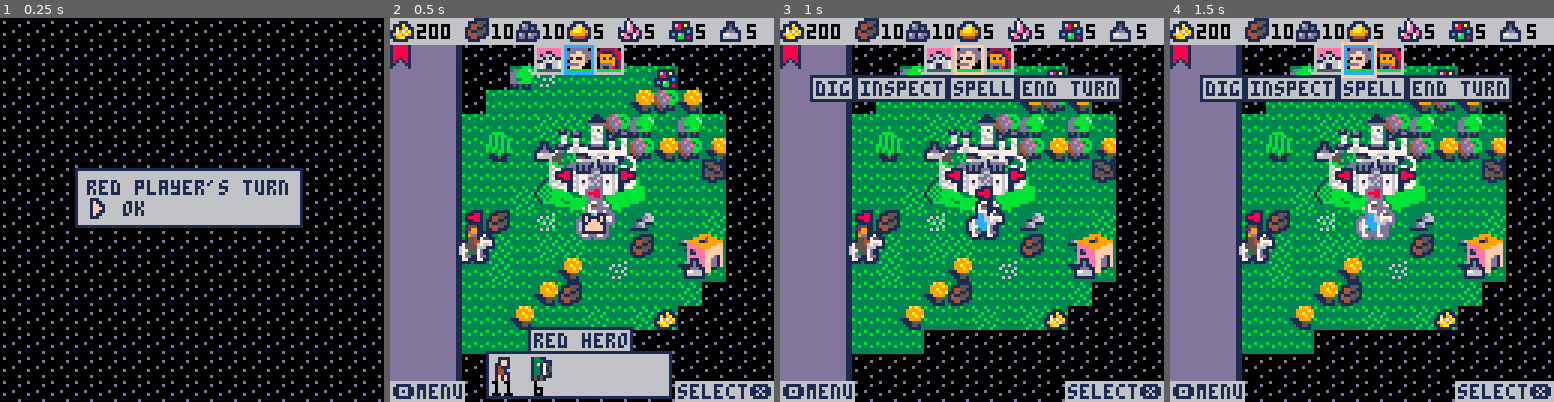
Above: before the commit, frames 1-4 (left to right).
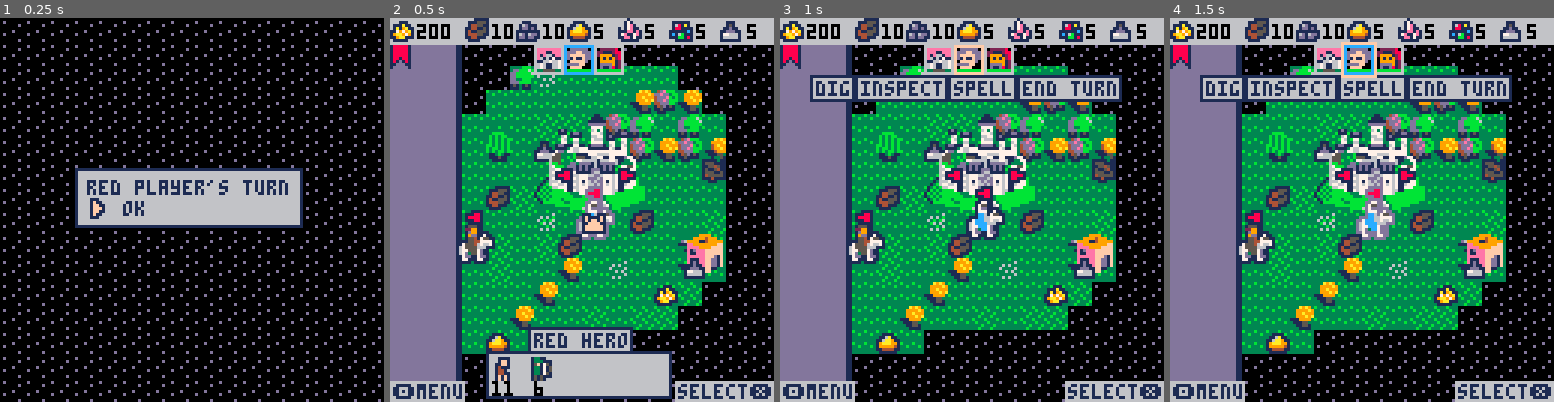
Above: after the commit, the same moments.

Repository: pvan/pico8
Game: PICO-8 cartridge heroes.p8
Same seed, same stepped clock (60 frames per second), same inputs: the game is played once before the commit and once after it.
Inputs:
- Up to frame 1 (0.25 s): no input
- Up to frame 2 (0.5 s): tap X (X key) at 0.33 s
- Up to frame 3 (1 s): tap O (Z key) at 0.7 s
- Up to frame 4 (1.5 s): tap X (X key) at 1.07 s

Frame 1 is identical in both runs. In frame 2, 3.1% of the frame differs, in the area x 25-75%, y 13-87%; in frame 3, 2.9%; in frame 4, 2.9%.

Commit message:
heroes: improve handling of ai entering battles
fix camera if player involved
hide battle (and speed through it) if no player involved

Diff:
--- a/heroes.p8
+++ b/heroes.p8
@@ -4,23 +4,14 @@
 
 
 --player ai todos:
---rather buggy:
----if battle, will jump to next player's turn before done
---also needs a number of improvements:
 ---need to use last player's fog of war for visibility
 ---and hide movement if not visible
----hide battles without a player involved
 ---when nothing to pickup and no fog, figure out a new target
 ---(move to spot that reveals the most fog? towards enemies?)
----don't move to mines (etc) already owned
 ---only battle if ai thinks it can win
 ---evaluate when to pickup units and how to distribute them
 
---bug:
-
 --todo:
---change obj.type to int instead of string index
---tile spr func? (with mirror?)
 
 
 --big todos:
@@ -41,12 +32,12 @@
 --consolidate hud rendering? tried and failed
 --areas marked "token"
 --spr functions, eg spr_mirx(id,x,y), spr_pal(spr,x,y,c1,c2)?
---would making col into obj save?
+--tile spr func? (with mirror?)
+--would making col into obj save? (we removed col all together)
 --and make hot into pt? (other similar things? spr stats?)
 --consider a 1-level deep copy for copying lists of pointers?
 --maybe passing in list instead of returning one?
---re-think zone code (done, any further improvements?)
---rethink map cursor code? (see revised zone code: reachable)
+--change obj.type to int instead of string index
 
 
 
@@ -202,6 +193,7 @@
 	spawn("gems",5,14) --left
 
 --	--near enemy
+	spawn("mob2",26,8)
 --	spawn("gold",28,6)
 --	spawn("mine_ore",30,8)
 
@@ -556,26 +548,21 @@
 	  local min_dist=0x7fff --max signed int
 	  local target=nil
    for t in all(things) do
-    if not has(blacklist,t) then
-     if t.type=="mine" and
-        t.owner==cp
-     then
-      --don't grab your own mines
-     else
-		    if not ptequ(h,t)
-		    and t.type!="castle"
-		    and not g(cp.fog,t)
-		    and t!=ltarget
-		    then
-			    --todo: eval targets by value
-			    --todo: euclidean dist?
-			    local dist=map_dist(h,t)
-			    if dist<min_dist then
-			     min_dist=dist
-			     target=t
-			    end
-			   end
-	    end
+    if not has(blacklist,t)
+    and obj_owner(t)!=cp
+    then
+	    if not ptequ(h,t)
+	    and not g(cp.fog,t)
+	    and t!=ltarget
+	    then
+		    --todo: eval targets by value
+		    --todo: euclidean dist?
+		    local dist=map_dist(h,t)
+		    if dist<min_dist then
+		     min_dist=dist
+		     target=t
+		    end
+		   end
 	   end
    end
 
@@ -2177,17 +2164,21 @@
   "",
   "",
   "done"}
- while true do
-  battle_draw()
-  draw_dialog()
-  draw_army_s(l_cas,61)
-  draw_army_s(r_cas,81)
-  flip()
-  frame+=1
-  if btn(❎) and btnx_wasup then
-   break
-  end
-  btnx_wasup=not btn(❎)
+ if player_battle then
+	 while true do
+	  battle_draw()
+	  draw_dialog()
+	  draw_army_s(l_cas,61)
+	  draw_army_s(r_cas,81)
+	  if player_battle then
+	   flip()
+	  end
+	  frame+=1
+	  if btn(❎) and btnx_wasup then
+	   break
+	  end
+	  btnx_wasup=not btn(❎)
+	 end
  end
 
  diag_open=false
@@ -2344,7 +2333,15 @@
 
 
  main_update=battle_update
- main_draw=battle_draw
+
+ if is_plr_ai(obj_owner(l))
+ and is_plr_ai(obj_owner(r))
+ then
+  player_battle=false
+ else
+  player_battle=true
+  main_draw=battle_draw
+ end
 
 
  --l is always hero
@@ -2568,9 +2565,11 @@
   for step in all(bpath) do
    --token: ptset
    m.x,m.y=step.x,step.y
-   for i=1,3 do
-		  battle_draw(true)
-		  flip()
+   if player_battle then
+    for i=1,3 do
+ 		  battle_draw(true)
+ 		  flip()
+ 		 end
 		 end
   end
 
@@ -2590,13 +2589,15 @@
 function mob_die(mob)
 
  --death animation
- for i=1,20 do
-  local m=mob
-  local sx,sy=bgrid2screen(m)
-  pal(8,0)
-  spr(11,sx,sy)
-  pal()
-  flip()
+ if player_battle then
+	 for i=1,20 do
+	  local m=mob
+	  local sx,sy=bgrid2screen(m)
+	  pal(8,0)
+	  spr(11,sx,sy)
+	  pal()
+	  flip()
+	 end
  end
 
  if mob==activemob then
@@ -2647,16 +2648,18 @@
  mob.flipx=enemy.x<mob.x
 
  --attack/hurt animation
- battle_draw(true)
- for i=1,20 do
-  local a=mob
-  local sx,sy=bgrid2screen(a)
-  spr(43,sx,sy)
-
-  local d=enemy
-  local sx,sy=bgrid2screen(d)
-  spr(11,sx,sy)
-  flip()
+ if player_battle then
+	 battle_draw(true)
+	 for i=1,20 do
+	  local a=mob
+	  local sx,sy=bgrid2screen(a)
+	  spr(43,sx,sy)
+
+	  local d=enemy
+	  local sx,sy=bgrid2screen(d)
+	  spr(11,sx,sy)
+	  flip()
+	 end
  end
 
 
@@ -2757,6 +2760,7 @@
  --better place for this?
  cur_obj=nil
 
+ --debug win button
  if btn(🅾️) and btn(❎) then
   bbb.mobs={}
  end
@@ -2867,6 +2871,7 @@
 
 function battle_draw(hidecursor)
 
+	camera()
 	cls(3)
 
 	--todo: token:
